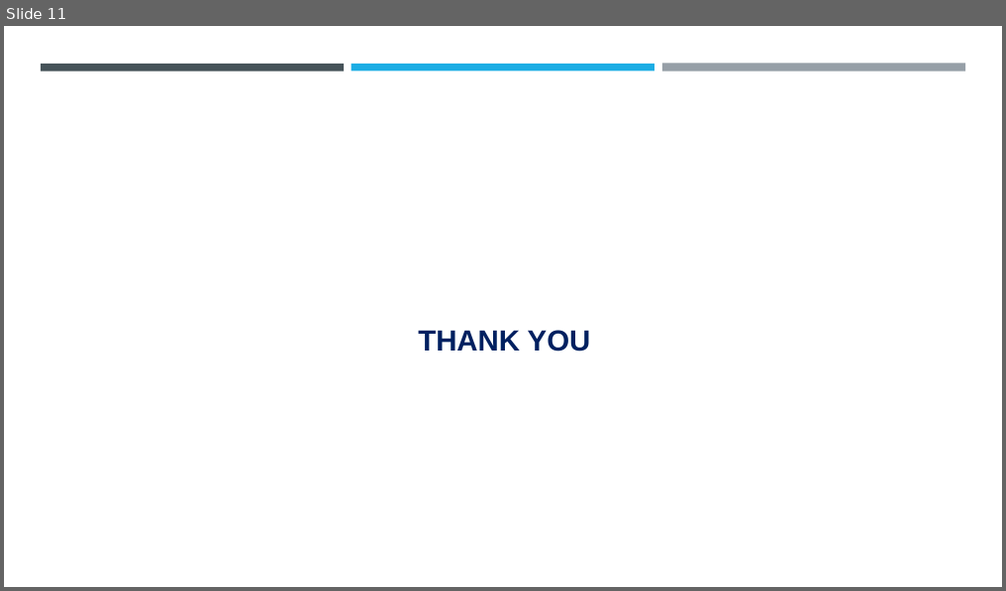
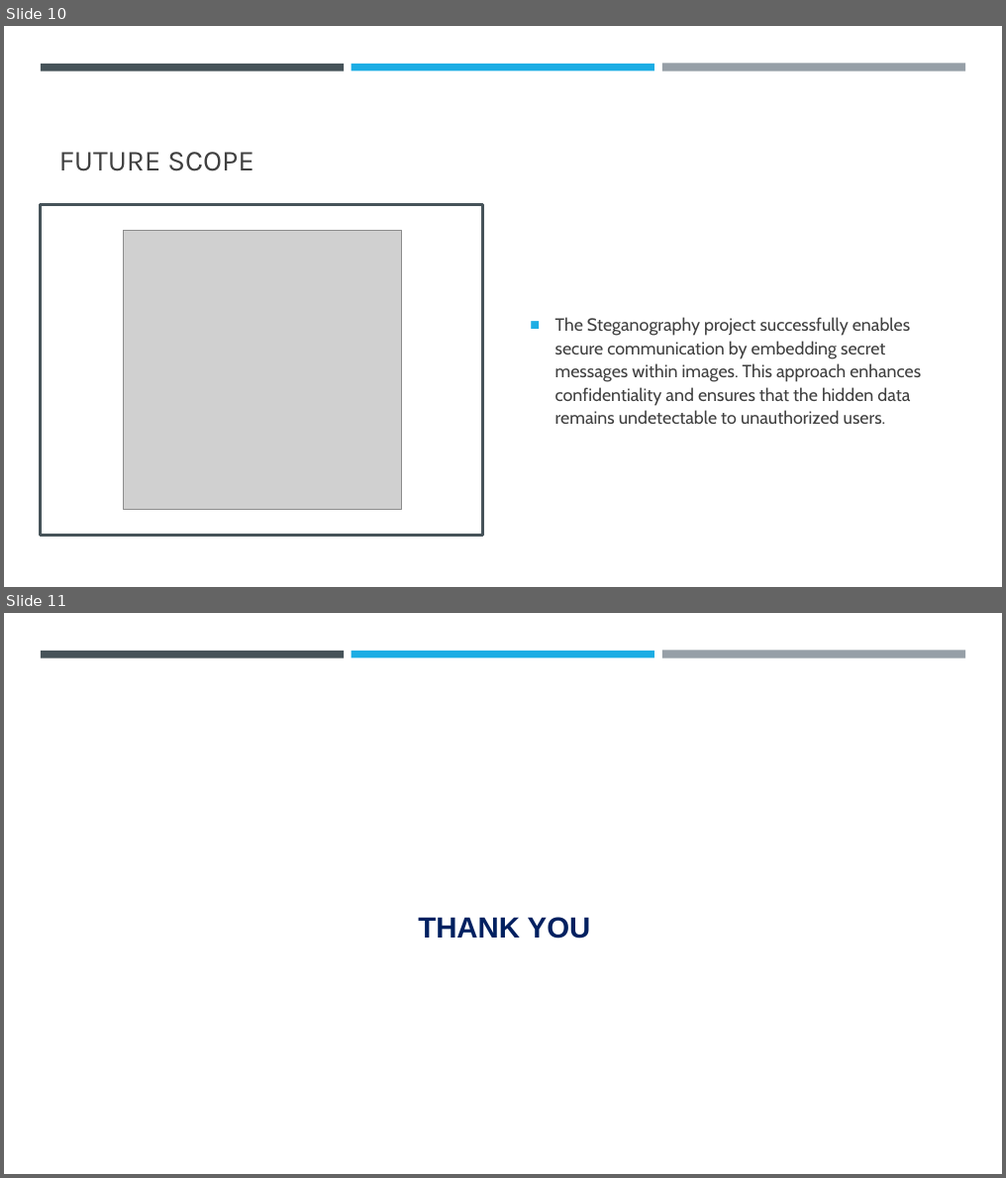
Before and after one commit to utsav-mistry/steganography-project, a slide deck: Steganography_Project_Final_Presentation.pptx. Shown one above the other, each under a label of ours: slide 11 before the commit, slides 10 and 11 after it. The pictures are 1006x591 and 1006x1178 pixels, drawn with LibreOffice and Linux fonts; fonts in the diff are those of the drawing; grey boxes stand for pictures; background and template pictures are left out. Boxes give left, top, right and bottom in pixels: in the first picture for what was removed or moved away, otherwise in the second. Text is boxed around its words. In the diff, an @@ line names an element or a change of style, - is before the commit and + after.

```diff
--- a/Steganography_Project_Final_Presentation.pptx
+++ b/Steganography_Project_Final_Presentation.pptx
@@ slide 10 added at bbox=[4, 26, 1002, 587], background #FFFFFF @@
@@ rectangle added at bbox=[4, 26, 1002, 587], fill #FFFFFF @@
@@ rectangle added at bbox=[41, 64, 344, 71], fill #465359 @@
@@ rectangle added at bbox=[351, 64, 654, 71], fill #1CADE4 @@
@@ rectangle added at bbox=[662, 64, 965, 72], fill #969FA7 @@
@@ title added at bbox=[59, 152, 253, 172], 28 pt, text #404040 @@
+FUTURE SCOPE
@@ rectangle added at bbox=[41, 204, 483, 535], fill #FFFFFF, outline #465359 3 pt @@
@@ picture added at bbox=[123, 230, 402, 509] @@
@@ text added at bbox=[555, 317, 921, 424], 17 pt, text #404040 @@
+■ The Steganography project successfully enables secure communication by embedding secret messages within images. This approach enhances confidentiality and ensures that the hidden data remains undetectable to unauthorized users.
```
Also in this commit, not shown: 7 slides changed, 2 other slides added, 3 slides removed.
